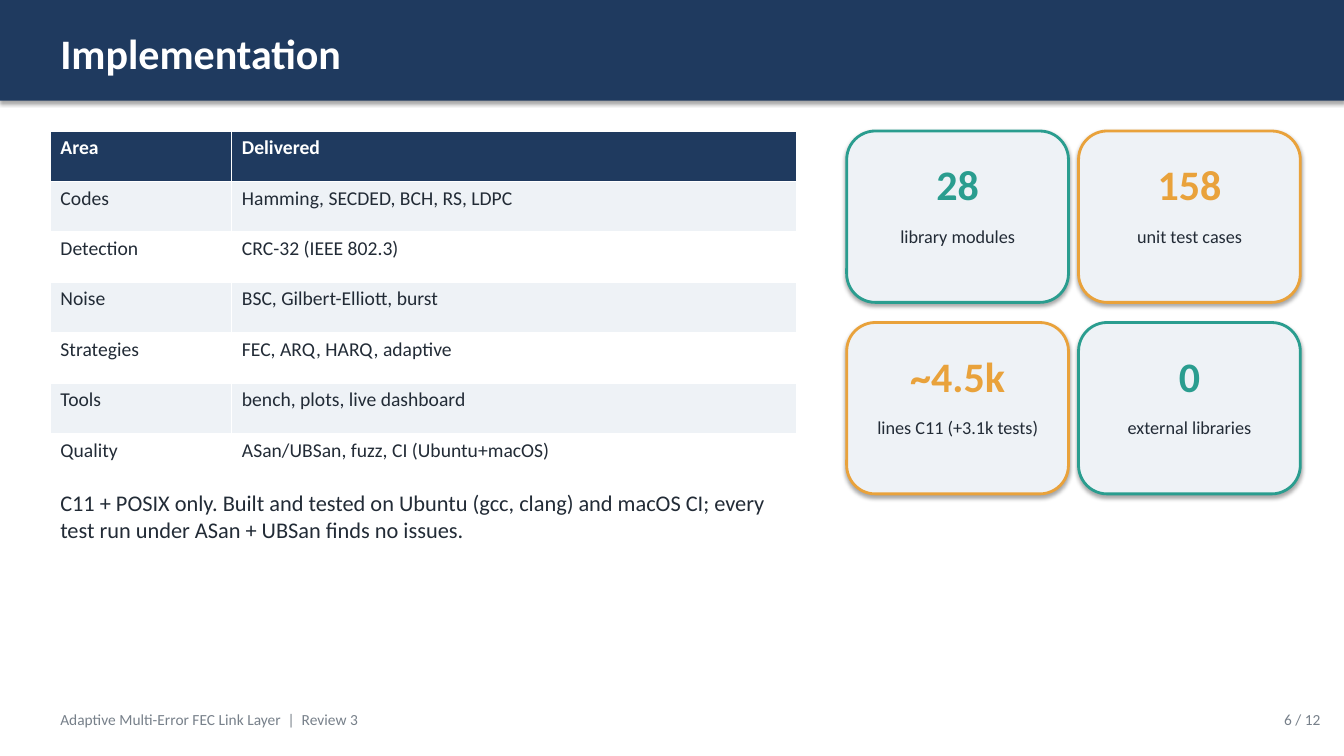
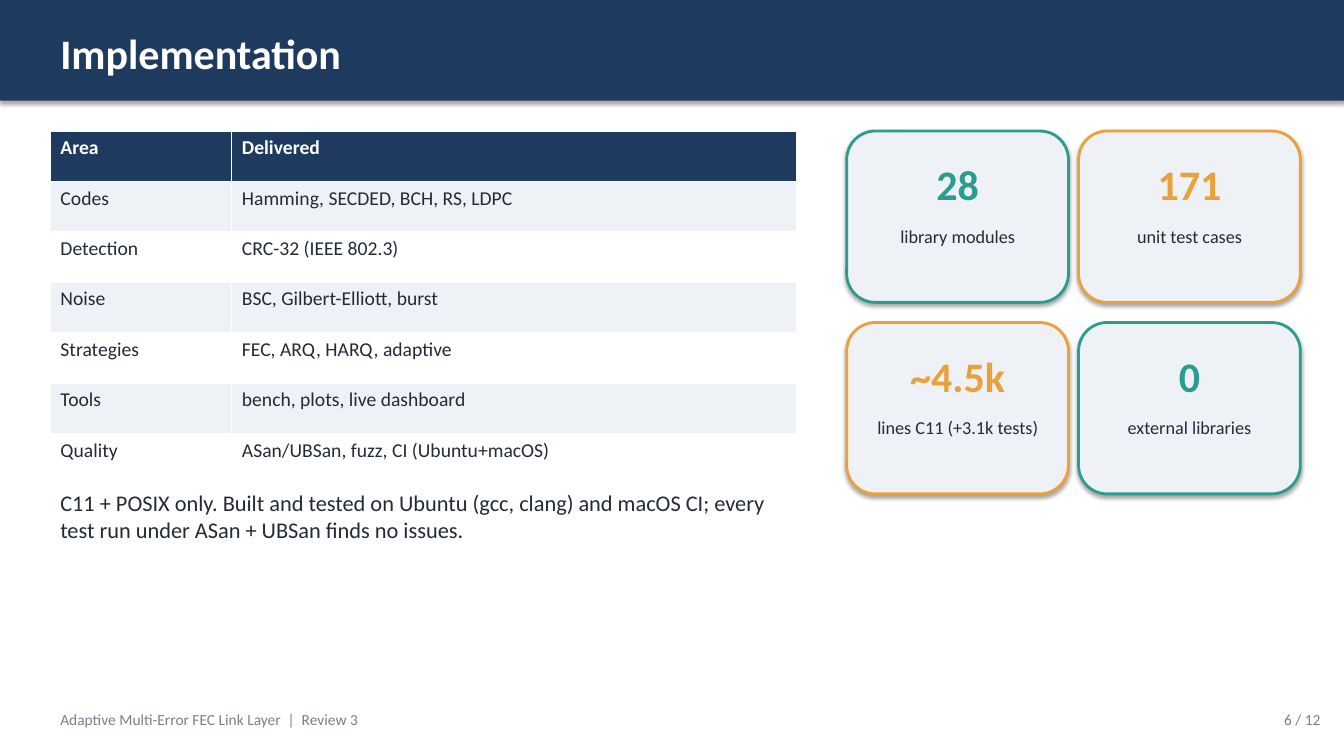
Before and after one commit to PavitranVC/Adaptive-FEC-Link, a slide deck: slide 6 of submission/Review3_Final_Presentation.pptx. Drawn at 1344x756 pixels with LibreOffice and Linux fonts; fonts in the diff are those of the drawing. Boxes give left, top, right and bottom in pixels: in the first picture for what was removed or moved away, otherwise in the second. Text is boxed around its words. In the diff, an @@ line names an element or a change of style, - is before the commit and + after.

```diff
--- a/submission/Review3_Final_Presentation.pptx
+++ b/submission/Review3_Final_Presentation.pptx
@@ text at (1158,172,1222,200): text changed @@
-158
+171
```
Also in this commit, not shown: 1 other slide changed, 2 other files.
